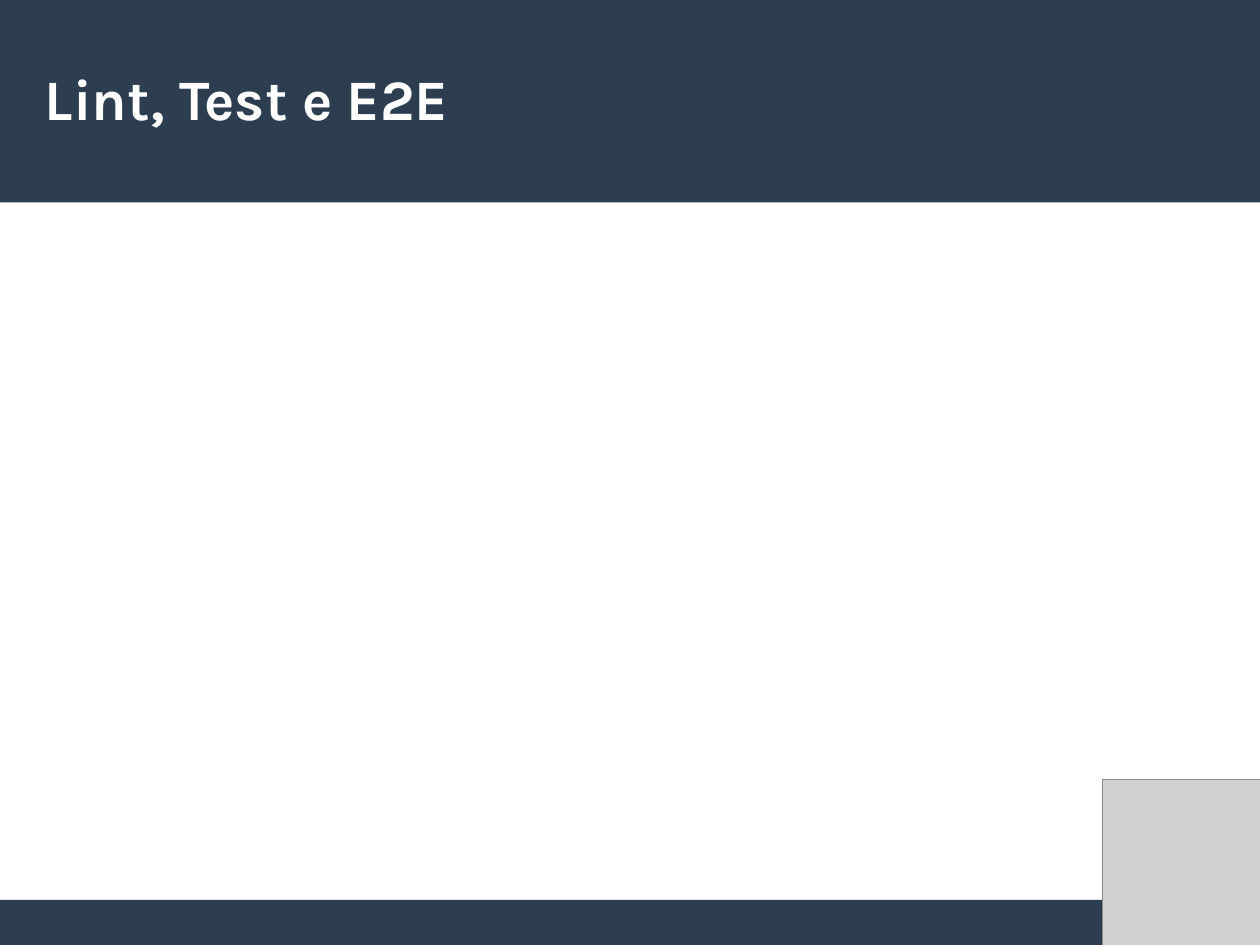
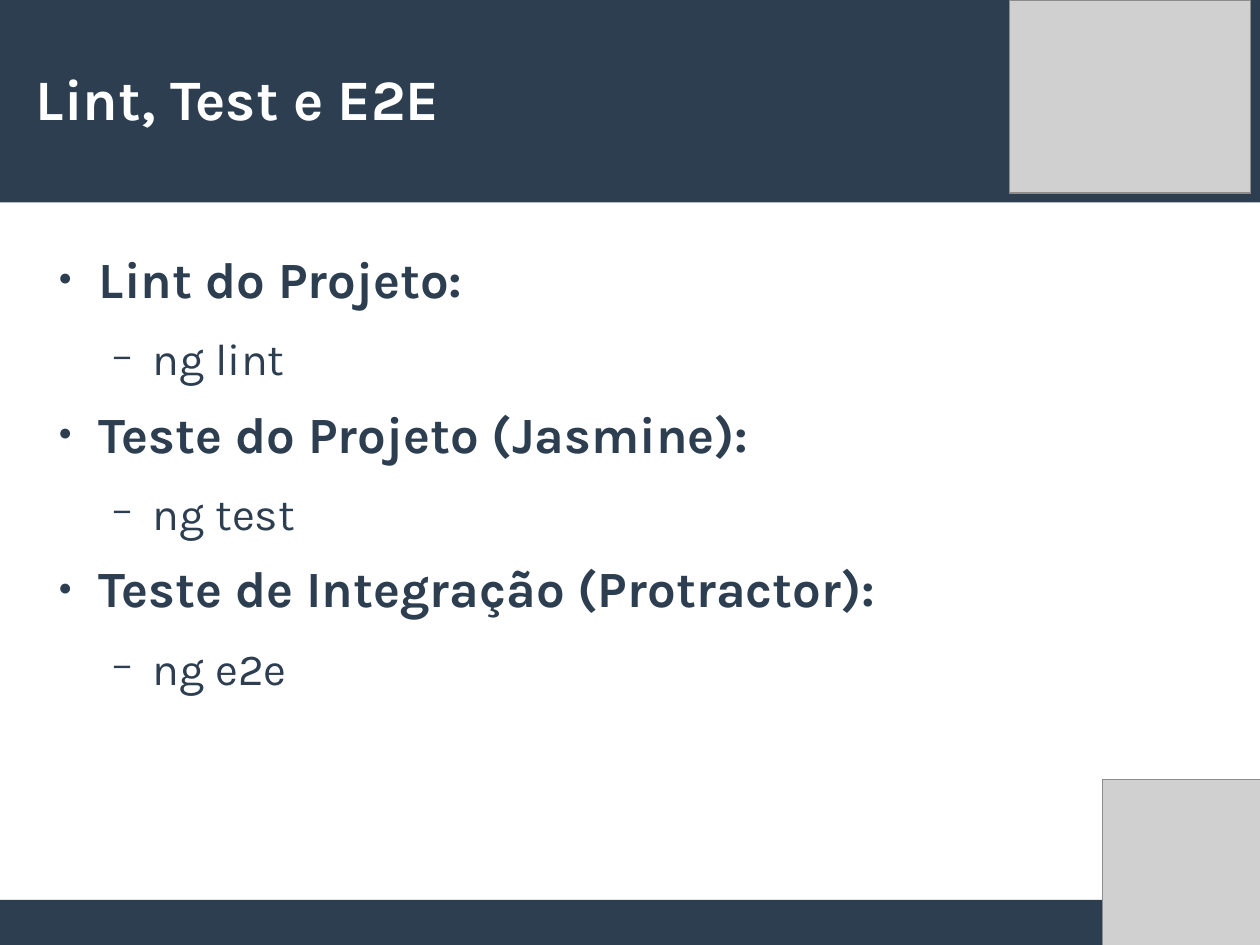
Before and after one commit to willianmarquesfreire/AulasAngular2, a slide deck: slide 22 of Slides.odp (slide 23 before the commit). Drawn at 1260x945 pixels with LibreOffice and Linux fonts; fonts in the diff are those of the drawing; grey boxes stand for pictures. Boxes give left, top, right and bottom in pixels: in the first picture for what was removed or moved away, otherwise in the second. Text is boxed around its words. In the diff, an @@ line names an element or a change of style, - is before the commit and + after.

```diff
--- a/Slides.odp
+++ b/Slides.odp
@@ picture added at <box>1011,0,1252,193</box> @@
@@ title "Lint, Test e E2E": place and size @@
-title "Lint, Test e E2E" at <box>45,79,449,128</box>
+title "Lint, Test e E2E" at <box>36,79,440,128</box>
@@ text added at <box>99,262,876,696</box>, 32 pt, text #2C3E50, bold @@
+● Lint do Projeto:
+  − ng lint
+● Teste do Projeto (Jasmine):
+  − ng test
+● Teste de Integração (Protractor):
+  − ng e2e
```
Also in this commit, not shown: 3 other slides changed, 2 slides removed, 7 other files.
